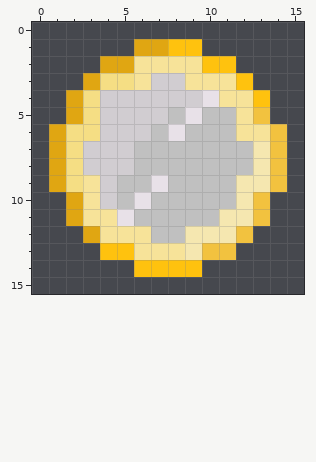
Pixel-art sprite -- Sprites/coins.png. Above, as it was before the edit.
The file is 16x16 pixels. Colours within 5 levels of each other are drawn and written as one.
The same view after the edit:
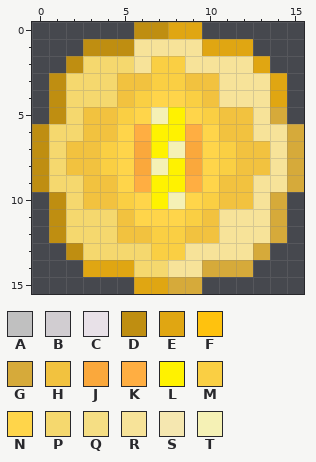
Palette (. is transparent): A #c0c0c0  B #d1cdd1  C #e8e1e8  D #bf8e11  E #e0a612  F #ffc20e  G #d6aa3a  H #f2c23f  J #faa83c  K #ffae42  L #fff200  M #facf43  N #ffd54a  P #f5d86e  Q #f5de84  R #f7e399  S #f5e7b0  T #f5f1b5
Changes in this commit:
Changed rows in their new state; - is an unchanged pixel.
first column x 0:
 0 ------DDEE------
 1 ---DDDRRRREEE---
 2 --DPPP-MM-RRRE--
 3 -DPPPHHMMHH-RRE-
 4 -DPPPHMNNMH--RE-
 5 -DPHHMNTLNMHHRG-
 6 DPPHHNKLLKNHH-RG
 7 DPHHMNJLTJNMHHRG
 8 DPHHMNJTLJNMHHRG
 9 DPPHHNKLLKNHHRRG
10 -DPHHMNLTNMHHRG-
11 -DPPPHNNNMHRRRG-
12 -DPPPHHMMHHRRRG-
13 --DPPPPMMRRRRG--
14 ---EEEPPRRGGG---
15 ------EEGG------
Boxes around the changes in both pictures, in picture pixels (x1, y1, x2, y2):
changed: (32, 22, 304, 294)
